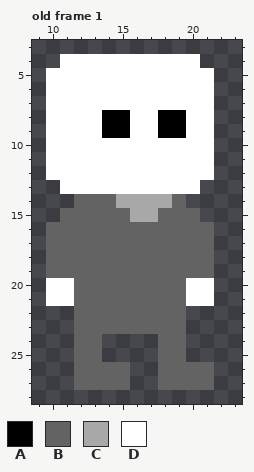
A pixel-art file gets an edit: .dev/menus/mainmenu-character.aseprite. The first picture shows the starting point.
32x32 pixels, 1 frame. Shown: old frame 1: x 9..23, y 3..28. The commit also changed other frames, which this record leaves out.
Palette (. is transparent): A #000000  B #636363  C #a8a8a8  D #ffffff
Pixels before, old frame 1, first column x 10:
 4 .DDDDDDDDDD.
 5 DDDDDDDDDDDD
 6 DDDDDDDDDDDD
 7 DDDDDDDDDDDD
 8 DDDDAADDAADD
 9 DDDDAADDAADD
10 DDDDDDDDDDDD
11 DDDDDDDDDDDD
12 DDDDDDDDDDDD
13 .DDDDDDDDDD.
14 ..BBBCCCCB..
15 .BBBBBCCBBB.
16 BBBBBBBBBBBB
17 BBBBBBBBBBBB
18 BBBBBBBBBBBB
19 BBBBBBBBBBBB
20 DDBBBBBBBBDD
21 DDBBBBBBBBDD
22 ..BBBBBBBB..
23 ..BBBBBBBB..
24 ..BB....BB..
25 ..BB....BB..
26 ..BBBB..BBBB
27 ..BBBB..BBBB
The result:
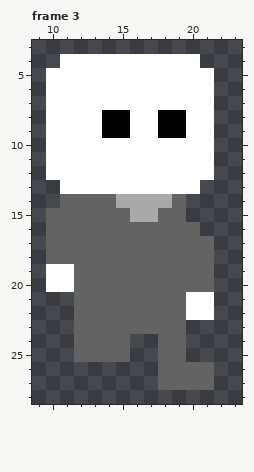
A new or re-ordered frame is compared with the old frame closest to it.
Commit: mainmenu characte moving
The exact change:
frames 1 -> 3
Changed rows in their new state; - is an unchanged pixel.
Frame 3 is new; against old frame 1:
first column x 10:
14 -B----------
15 B---------.-
16 -----------.
19 DD----------
20 ----------BB
21 ..----------
22 ----------DD
24 ----BB------
25 ----BB------
26 --....------
27 --....------
Where, in picture pixels (left, top, right, bottom), the same in both pictures:
changed: (46, 194, 214, 390)
